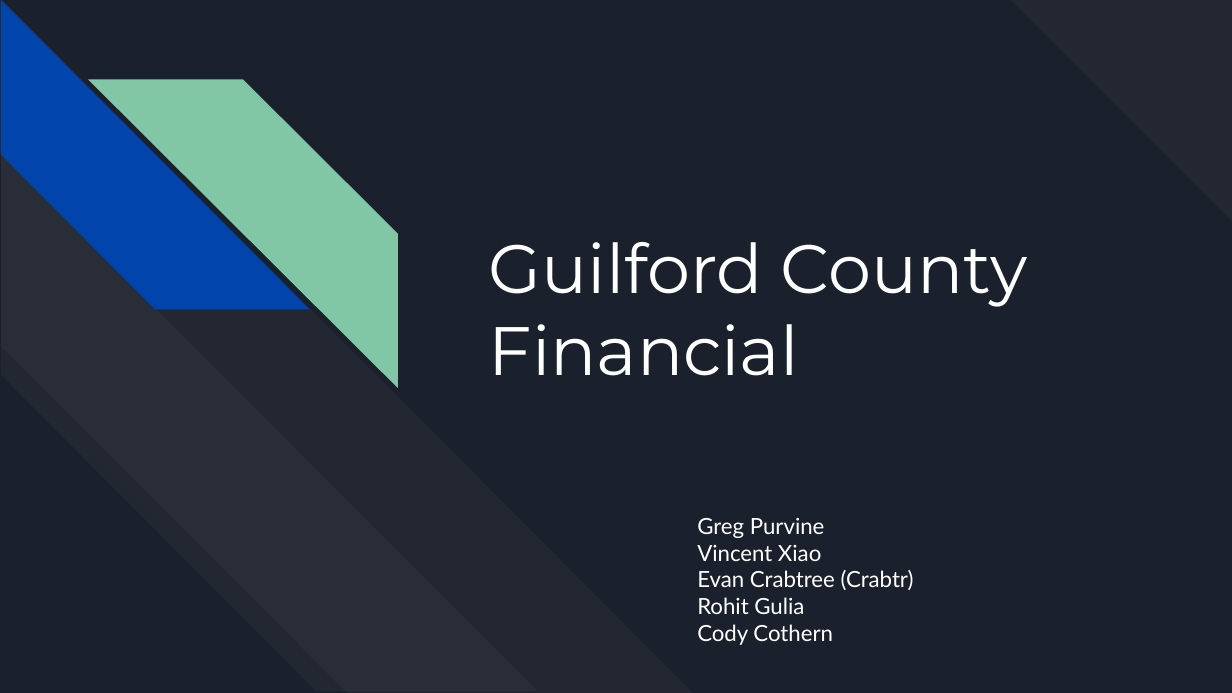
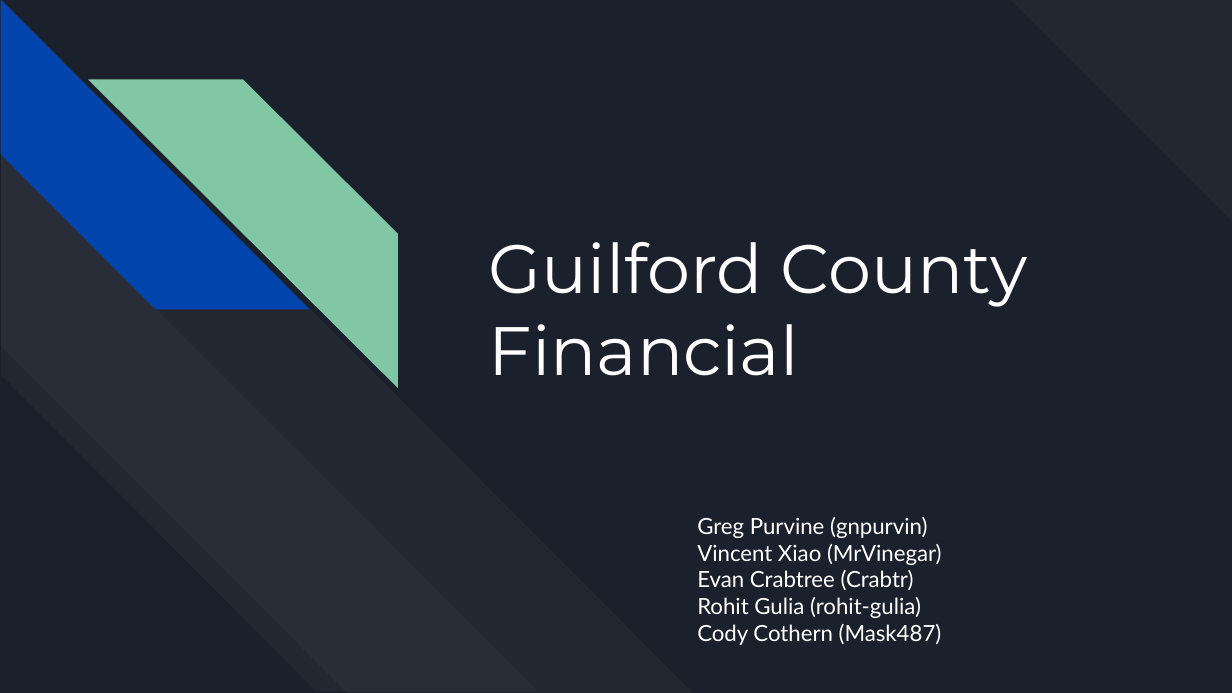
Before and after one commit to UNCG-CSE/Guilford_Financial, a slide deck: slide 1 of Presentation/CSC505Presentation3.pptx. Drawn at 1232x693 pixels with LibreOffice and Linux fonts; fonts in the diff are those of the drawing. Boxes give left, top, right and bottom in pixels: in the first picture for what was removed or moved away, otherwise in the second. Text is boxed around its words. In the diff, an @@ line names an element or a change of style, - is before the commit and + after.

```diff
--- a/Presentation/CSC505Presentation3.pptx
+++ b/Presentation/CSC505Presentation3.pptx
@@ subtitle at [697, 517, 942, 565]: text changed @@
-Greg Purvine
-Vincent Xiao
+Greg Purvine (gnpurvin)
+Vincent Xiao (MrVinegar)
@@ subtitle at [697, 597, 942, 645]: text changed @@
-Rohit Gulia
-Cody Cothern
+Rohit Gulia (rohit-gulia)
+Cody Cothern (Mask487)
```
Also in this commit, not shown: 3 other slides changed, 2 slides added, 2 slides removed.
